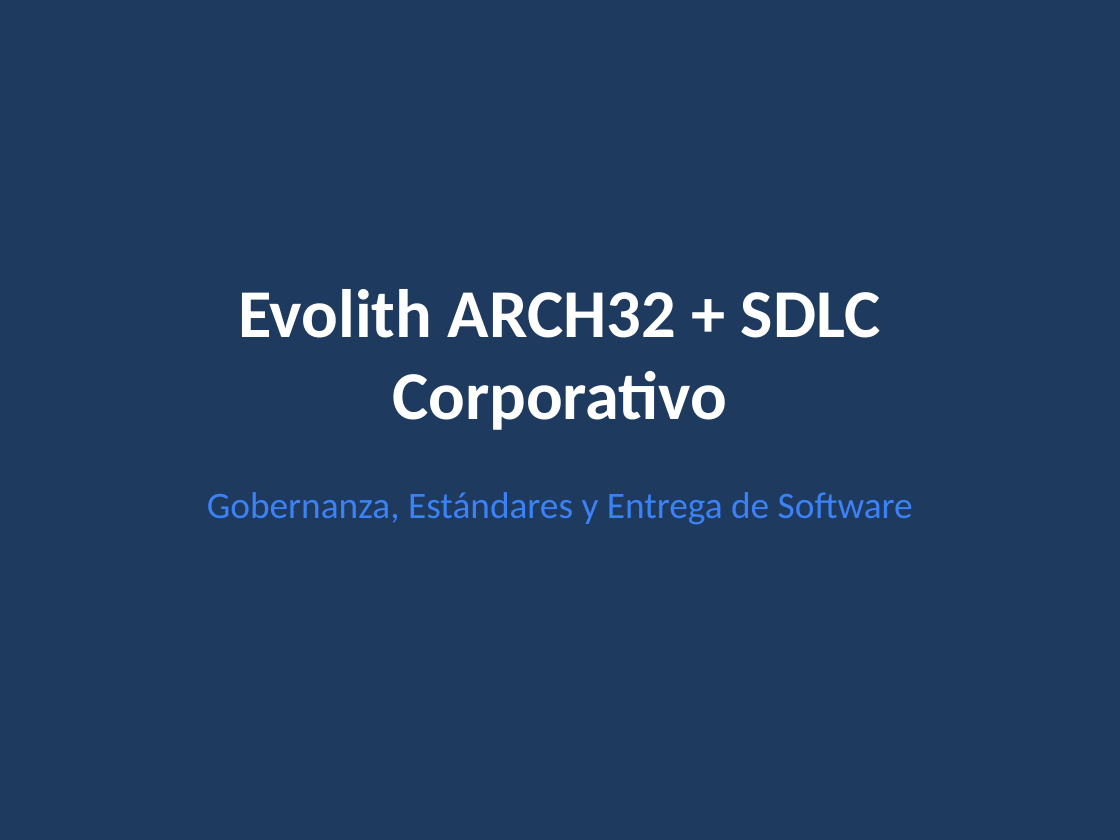
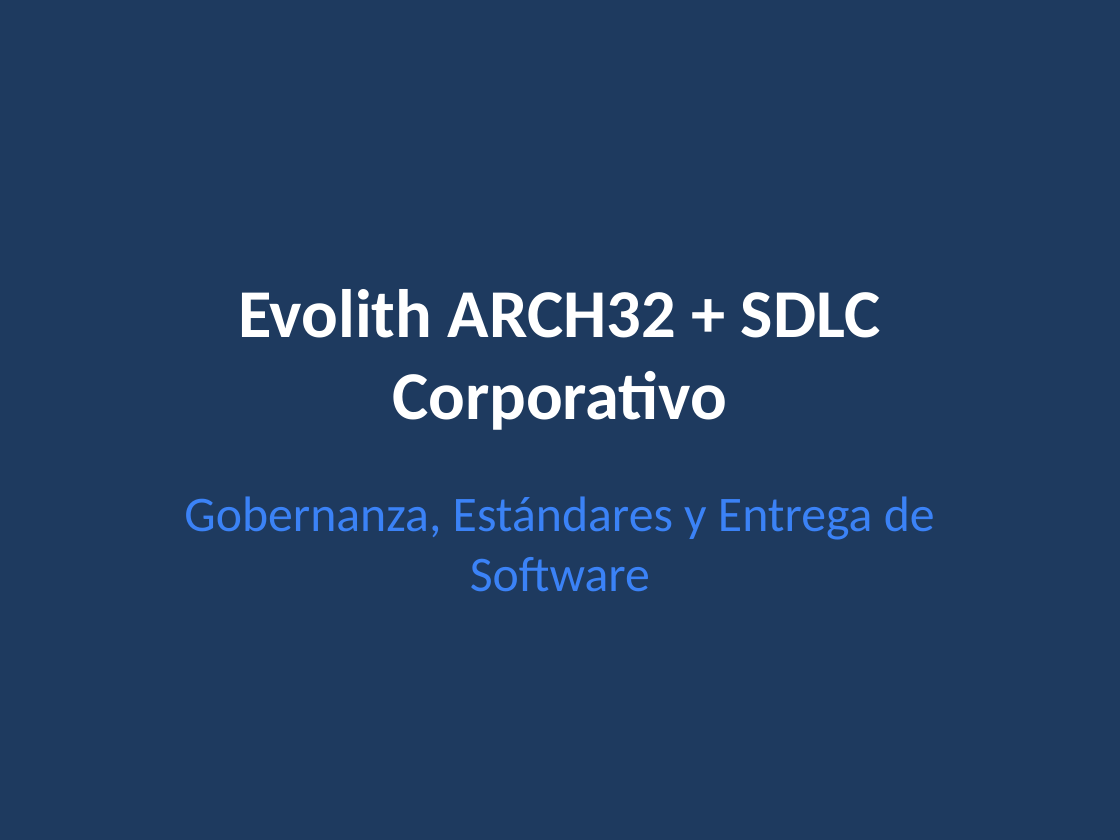
Before and after one commit to beyondnetcode/evolith_arch32, a slide deck: slide 1 of reference/governance/sdlc/assets/evolith-sdlc-executive-deck.pptx. Drawn at 1120x840 pixels with LibreOffice and Linux fonts; fonts in the diff are those of the drawing. Boxes give left, top, right and bottom in pixels: in the first picture for what was removed or moved away, otherwise in the second. Text is boxed around its words. In the diff, an @@ line names an element or a change of style, - is before the commit and + after.

```diff
--- a/reference/governance/sdlc/assets/evolith-sdlc-executive-deck.pptx
+++ b/reference/governance/sdlc/assets/evolith-sdlc-executive-deck.pptx
@@ subtitle "Gobernanza, Estándares y Entrega de ..." at [184, 496, 935, 592]: size 24 to 32 pt; more space between paragraphs @@
```
Also in this commit, not shown: 7 other slides changed, 9 other files.
